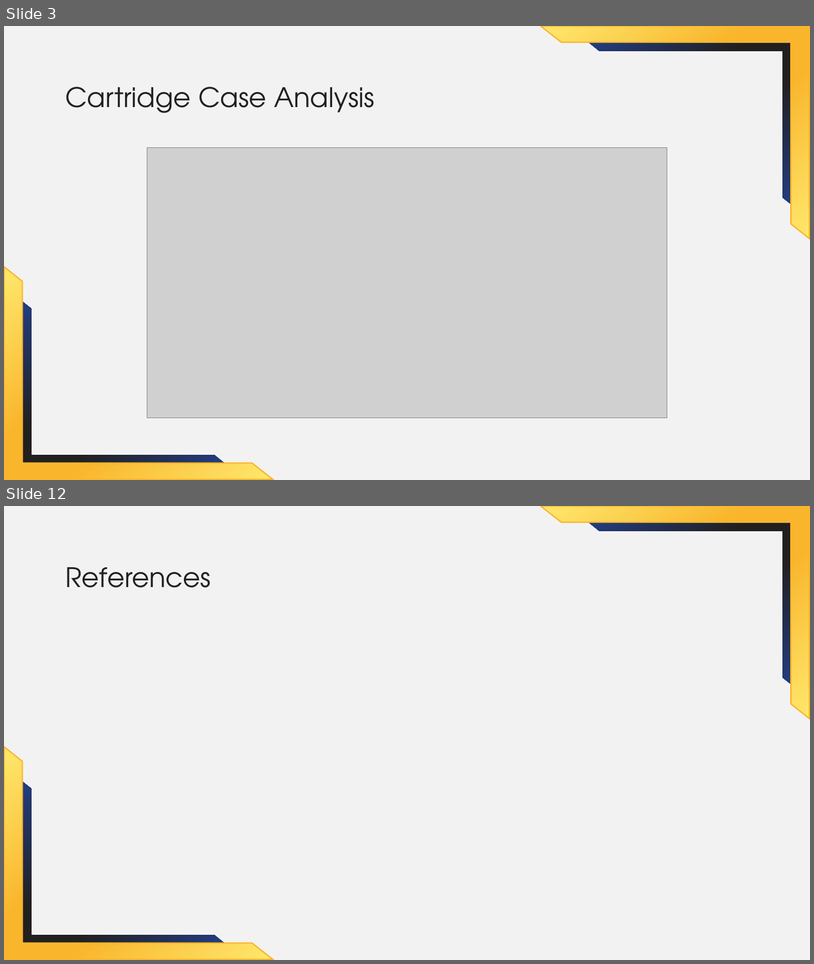
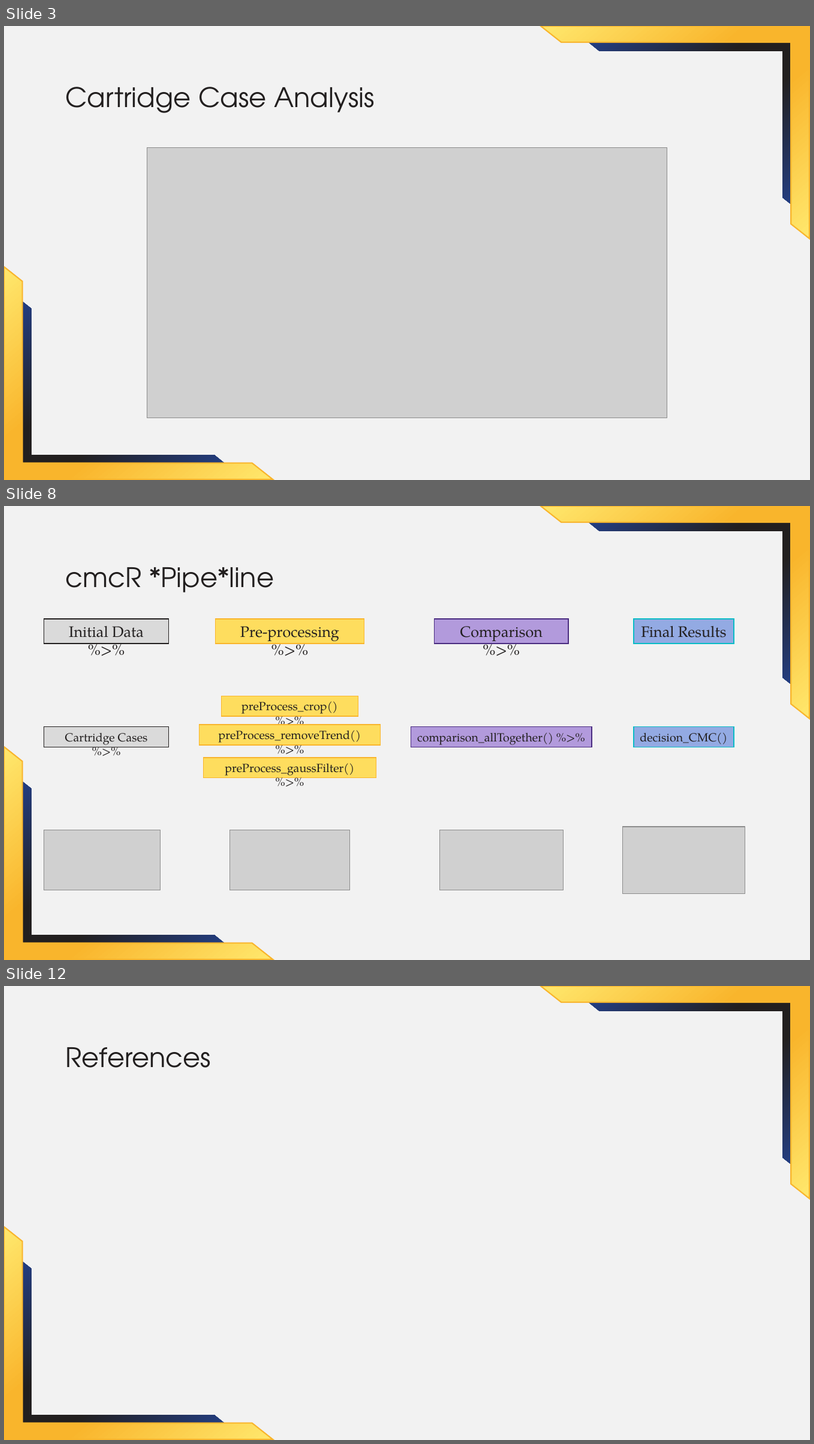
Before and after one commit to jzemmels/aafs22_slides, a slide deck: slides/AAFS 2022 Presenter PP Theme 1.pptx. Shown one above the other, each under a label of ours: slides 3 and 12 before the commit, slides 3, 8 and 12 after it; the slides between them are not shown. The pictures are 814x964 and 814x1444 pixels, drawn with LibreOffice and Linux fonts; fonts in the diff are those of the drawing; grey boxes stand for pictures; background and template pictures are left out. Boxes give left, top, right and bottom in pixels: in the first picture for what was removed or moved away, otherwise in the second. Text is boxed around its words. In the diff, an @@ line names an element or a change of style, - is before the commit and + after.

```diff
--- a/slides/AAFS 2022 Presenter PP Theme 1.pptx
+++ b/slides/AAFS 2022 Presenter PP Theme 1.pptx
@@ slide 8 added at [4,506,810,960], background #F2F2F2; not listed: 4 template elements that a slide beside it also shows @@
@@ title added at [65,567,274,592], 32 pt, text #221F1F @@
+cmcR *Pipe*line
@@ rectangle added at [44,619,168,643], fill #DADADA, outline #221F1F 1 pt, 18 pt, text #221F1F @@
+Initial Data %>%
@@ rectangle added at [435,619,569,643], fill #B29ADC, outline #4A2C80 1 pt, 18 pt, text #221F1F @@
+Comparison %>%
@@ rectangle added at [635,619,735,643], fill #93AAE3, outline #09BCC6 1 pt, 18 pt, text #221F1F @@
+Final Results
@@ rectangle added at [44,727,168,747], fill #DADADA, outline #221F1F 1 pt, 14 pt, text #221F1F @@
+Cartridge Cases %>%
@@ rectangle added at [411,727,593,747], fill #B29ADC, outline #4A2C80 1 pt, 14 pt, text #221F1F @@
+comparison_allTogether() %>%
@@ rectangle added at [635,727,735,747], fill #93AAE3, outline #09BCC6 1 pt, 14 pt, text #221F1F @@
+decision_CMC()
@@ group added at [200,619,381,890]: 4 rectangles, 1 picture @@
+Pre-processing %>%
+preProcess_crop() %>%
+preProcess_removeTrend() %>%
+preProcess_gaussFilter() %>%
@@ picture added at [44,829,161,890] @@
@@ picture added at [440,829,564,890] @@
@@ picture added at [623,826,746,893] @@
```
Also in this commit, not shown: 6 slides changed, 1 other slide added, 2 slides removed.
